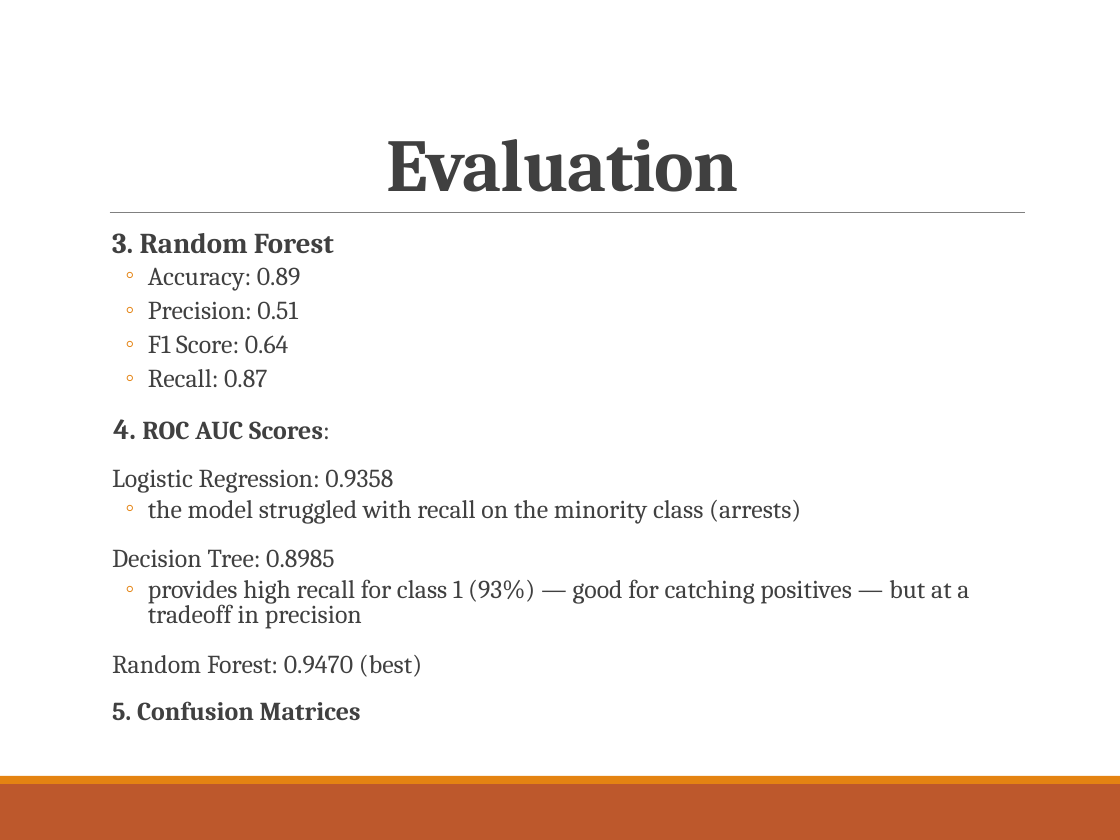
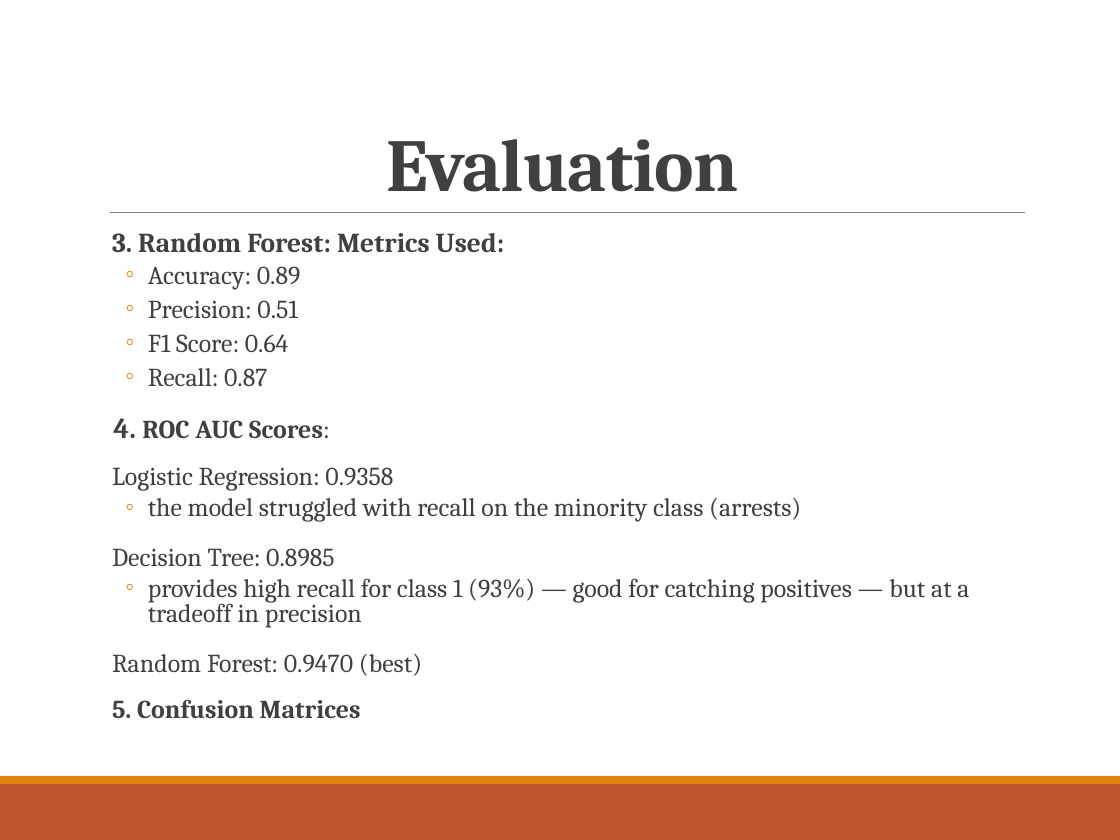
Before and after one commit to tingly-amua/Terry-Stops-Classifier, a slide deck: slide 11 of presentation.pptx. Drawn at 1120x840 pixels with LibreOffice and Linux fonts; fonts in the diff are those of the drawing. Boxes give left, top, right and bottom in pixels: in the first picture for what was removed or moved away, otherwise in the second. Text is boxed around its words. In the diff, an @@ line names an element or a change of style, - is before the commit and + after.

```diff
--- a/presentation.pptx
+++ b/presentation.pptx
@@ text at bbox=[112, 233, 505, 252]: text changed; size 18.5 to 17.6 pt @@
-  3. Random Forest
+  3. Random Forest: Metrics Used:
```
Also in this commit, not shown: 2 other slides changed, 1 slide added.
